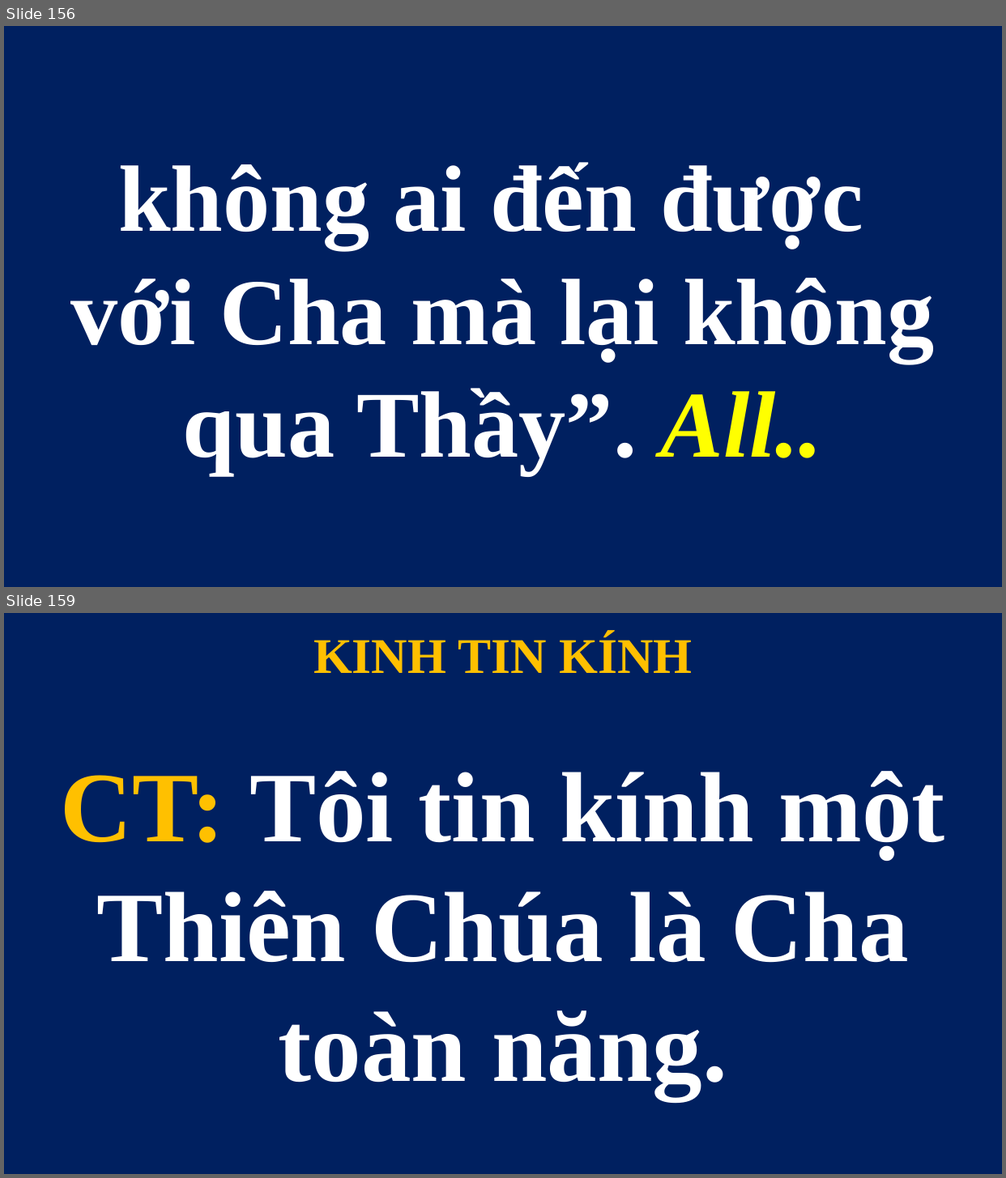
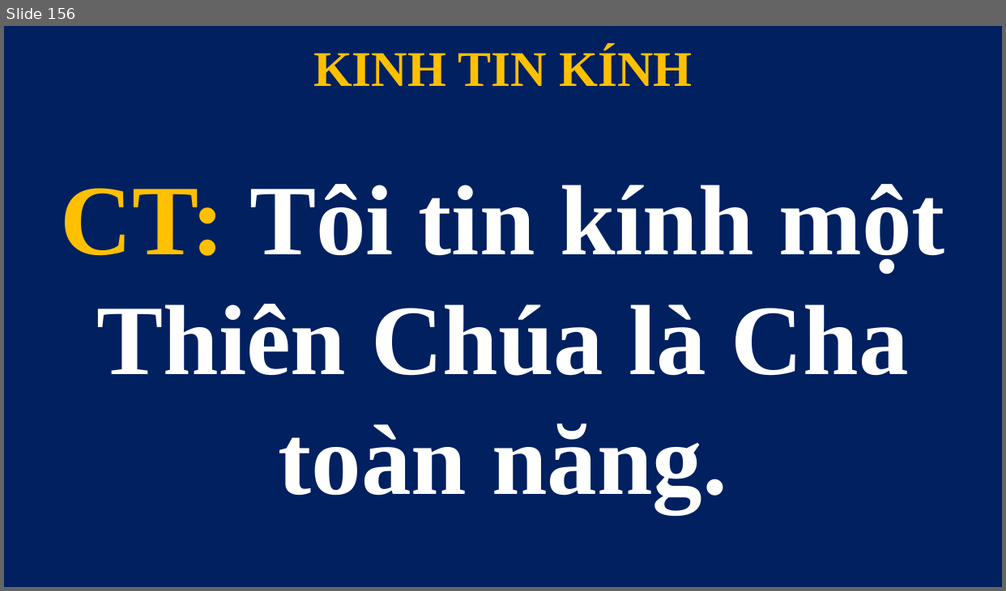
Before and after one commit to lythanhngodev64/SlideLe, a slide deck: Slide/CN-27-TN 2026.pptx. Shown one above the other, each under a label of ours: slides 156 and 159 before the commit, slide 156 after it; the slides between them are not shown. The pictures are 1006x1178 and 1006x591 pixels, drawn with LibreOffice and Linux fonts; fonts in the diff are those of the drawing. Boxes give left, top, right and bottom in pixels: in the first picture for what was removed or moved away, otherwise in the second. Text is boxed around its words. In the diff, an @@ line names an element or a change of style, - is before the commit and + after.

```diff
--- a/Slide/CN-27-TN 2026.pptx
+++ b/Slide/CN-27-TN 2026.pptx
@@ slide 156 removed at [4,26,1002,587], background #FFFFFF @@
@@ title removed at [4,26,1002,587] @@
-không ai đến được
-với Cha mà lại không qua Thầy”. All..
@@ what was slide 159 is now slide 156 @@
```
Also in this commit, not shown: 2 slides changed, 10 slides added, 12 other slides removed, 1 other file.
